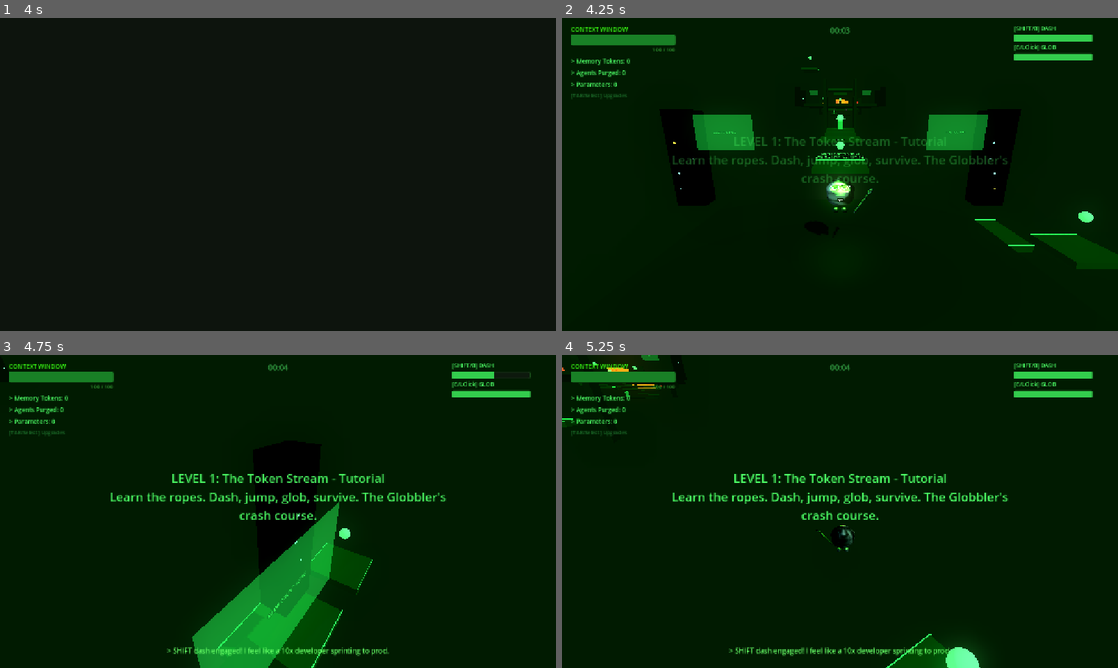
Above: before the commit, frames 1-4 (two rows, left to right).
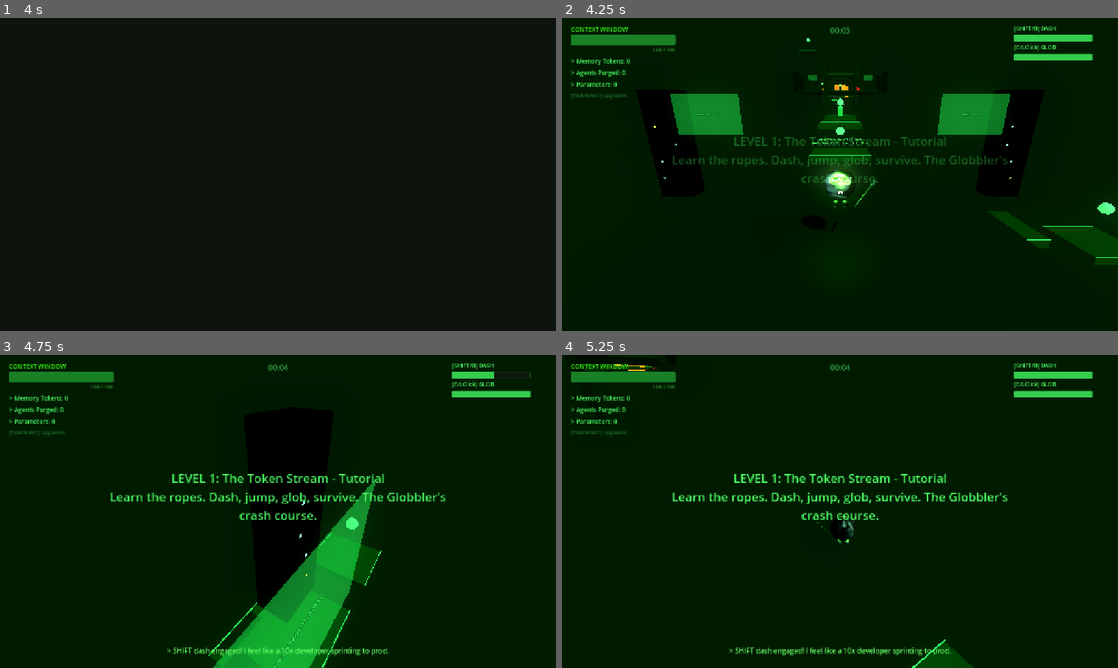
Above: after the commit, the same moments.

Repository: hwashburn1011/globblers-journey
Game: Godot game, scene res://scenes/main/main_menu.tscn
The game is run twice, just before and just after one commit, with the same random seed, the same clock (stepped at 60 frames per second) and the same inputs.
Inputs (mouse positions are in pixels of both pictures, inside the frame that each line leads up to):
- Up to frame 1 (4 s): click "[ NEW GAME ]" at 0.5 s; tap Enter (menu_confirm) at 1.25, 2.75 s; move the mouse to (400, 158) at 1.27 s; hold Right (hack_right) 1.28-2 s; hold V (agent_cycle) 1.28-2 s; click (400, 158) at 1.42 s; drag from (166, 190) to (250, 237) at 2.02 s; move the mouse to (333, 105) at 2.77 s; hold Right (hack_right) 2.78-3.5 s; hold Mouse wheel up (camera_zoom_in) 2.78-3.5 s; drag from (250, 237) to (111, 127) at 3.52 s
- Up to frame 2 (4.25 s): no input
- Up to frame 3 (4.75 s): move the mouse to (316, 514) at 4.27 s; hold Up (hack_up) from 4.28 s (still down); hold Shift (dash) from 4.28 s (still down)
- Up to frame 4 (5.25 s): keep holding Up (hack_up); move the mouse to (795, 508) at 5.02 s; release Shift (dash) at 5.03 s; tap Space (dialogue_advance) at 5.1 s

Frame 1 is identical in both runs. In frame 2, 9.5% of the frame differs, in the area x 13-100%, y 6-81%; in frame 3, 8.4%; in frame 4, 1.4%.

Commit message:
feat: Task 2.12 — Tune GLB scale, collision capsule, and camera offset
Refined player tuning for the new GLB model: scale 1.5→1.4x for stubbier
chibi proportions, tighter collision capsule (r=0.35, h=1.3), closer camera
(dist=6, pitch=-0.3, target height=1.1m), and repositioned glow lights.
Player fits comfortably in all 6m corridors. Pass 2 complete.

Co-Authored-By: Claude Opus 4.6 (1M context) <noreply@anthropic.com>

Diff:
--- a/scenes/player/globbler.gd
+++ b/scenes/player/globbler.gd
@@ -30,8 +30,8 @@
 # Camera
 const MOUSE_SENSITIVITY = 0.002
 const CAMERA_ZOOM_SPEED = 0.5
-const CAMERA_MIN_DIST = 3.0
-const CAMERA_MAX_DIST = 14.0
+const CAMERA_MIN_DIST = 2.5
+const CAMERA_MAX_DIST = 12.0
 const CAMERA_SMOOTHING = 8.0
 
 var gravity: float = ProjectSettings.get_setting("physics/3d/default_gravity")
@@ -53,8 +53,8 @@
 var camera_arm: Node3D
 var camera: Camera3D
 var camera_yaw := 0.0
-var camera_pitch := -0.25
-var camera_distance := 7.0
+var camera_pitch := -0.3
+var camera_distance := 6.0
 var mouse_captured := true
 
 # Glob attack — legacy quick-fire removed, glob_command handles everything now
@@ -172,10 +172,10 @@
 	# Collision shape
 	var col_shape = CollisionShape3D.new()
 	var capsule_shape = CapsuleShape3D.new()
-	capsule_shape.radius = 0.4
-	capsule_shape.height = 1.4
+	capsule_shape.radius = 0.35
+	capsule_shape.height = 1.3
 	col_shape.shape = capsule_shape
-	col_shape.position.y = 0.7
+	col_shape.position.y = 0.65
 	add_child(col_shape)
 
 	# Camera rig
@@ -286,10 +286,10 @@
 		glb_instance.name = "GlobblerMesh"
 		# GLB exports Y-up, Godot is Y-up — but Blender Z-up means we need rotation
 		# The export used export_yup=True so coordinates should be correct
-		# Scale to match gameplay: model was built at ~0.9m, collision capsule expects ~1.4m height
-		glb_instance.scale = Vector3(1.5, 1.5, 1.5)
-		# Shift down so feet sit at y=0 (boots bottom was at ~0.07m in Blender, scaled = 0.105)
-		glb_instance.position.y = -0.105
+		# Scale to match gameplay: model was built at ~0.9m, capsule is 1.3m — chibi proportions ftw
+		glb_instance.scale = Vector3(1.4, 1.4, 1.4)
+		# Shift down so feet sit at y=0 (boots bottom was at ~0.07m in Blender, scaled = 0.098)
+		glb_instance.position.y = -0.098
 		model_root.add_child(glb_instance)
 	else:
 		push_warning("[GLOBBLER] Failed to load GLB model — falling back to existential crisis")
@@ -301,7 +301,7 @@
 	eye_light.light_energy = 1.5
 	eye_light.omni_range = 2.0
 	eye_light.omni_attenuation = 2.0
-	eye_light.position = Vector3(0, 1.0, 0.35)
+	eye_light.position = Vector3(0, 0.93, 0.33)
 	model_root.add_child(eye_light)
 
 	# Ambient green glow from body — we radiate competence (and radiation)
@@ -311,7 +311,7 @@
 	body_glow.light_energy = 0.8
 	body_glow.omni_range = 3.0
 	body_glow.omni_attenuation = 2.0
-	body_glow.position = Vector3(0, 0.75, 0)
+	body_glow.position = Vector3(0, 0.65, 0)
 	model_root.add_child(body_glow)
 
 	# Individual limb refs stay null — GLB is one joined mesh, so per-limb CSG
@@ -603,7 +603,8 @@
 		camera_pitch -= stick_y * STICK_LOOK_SENSITIVITY * delta
 		camera_pitch = clamp(camera_pitch, -1.2, 0.3)
 
-	var target_pos = global_position + Vector3(0, 1.5, 0)
+	# Camera focuses on chest height — close enough to see our angry eyes, far enough to see the boots
+	var target_pos = global_position + Vector3(0, 1.1, 0)
 	camera_arm.global_position = camera_arm.global_position.lerp(target_pos, CAMERA_SMOOTHING * delta)
 	camera_arm.rotation = Vector3.ZERO
 	camera_arm.rotate_y(camera_yaw)
Not shown, changed: TASKS.md
